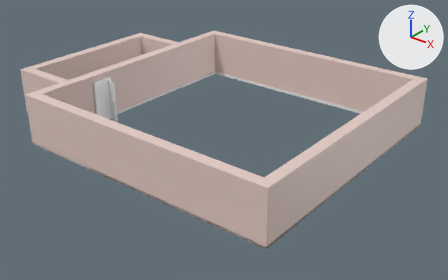
The FBX model Assets/Models/interior.fbx, before and after one commit.
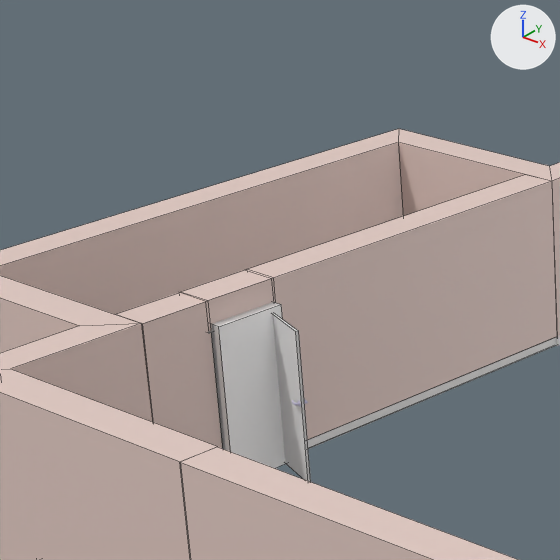
Each version appears first whole from a 50 mm lens placed at (18.72, -14.41, 12.51), pointed at (2.07, 6.4, -0.39), and next in a close-up on the part from 9% to 41% of the width and 0% to 51% of the height. Arrows for +X, +Y and +Z are at upper right; the lights stay in place. The close-ups show mesh edges as thin lines. Where no turn or scale is listed for an object, it has been applied to the vertices.

In view in the first close-up: 'Baseboard.002', 'CTRL_Hole', 'Door', 'Room', 'Room.001', 'Room.002', 'Room.003'.
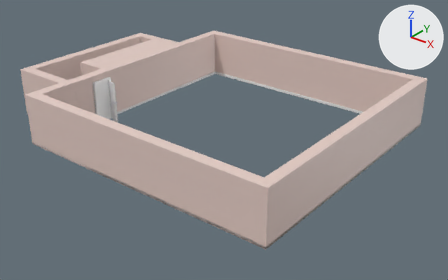
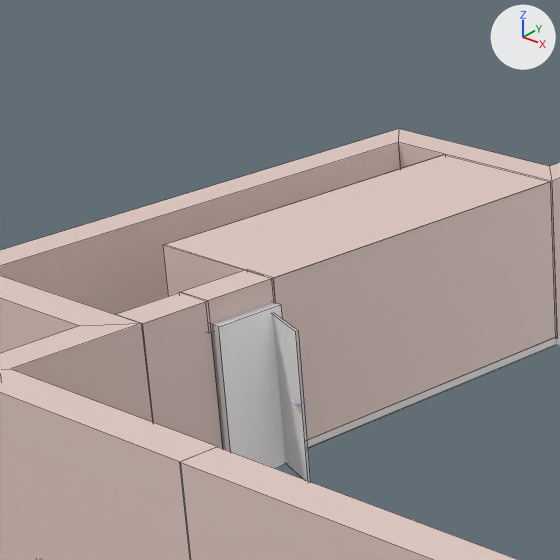
Pixel boxes (x1, y1, x2, y2) of what changed, in the close-ups (560 x 560 px; the box of a moved part takes in the faces that stretch with it):
'Room.002', reshaped (27% wider, 8% taller)
    before: (247, 175, 557, 440)
    after: (163, 154, 557, 440)
part 1 of me_room_006, moved or reshaped
    before: (247, 175, 552, 278)
    after: (163, 154, 552, 296)

The change, as a list of edits to the scene's bpy script:
```text
Change me_room_006:
    where me_room_006.from_pydata(...)  # 8 vertices, 6 faces; spans x 0.0..1.0, y 0.0..0.5, z 0.0..2.4
    used by ob_room_002; location = (-3.49, 9.49, 0.0); rotation_euler = (-3.142, 0.0, 1.571), in degrees (-180, 0, 90); scale = (-5.12, -1.0, -1.0)
    verts and faces of me_room_006; kept vertices keep their numbers, new ones are numbered from 8
    before: 0 (0.0, 0.0, 2.4) at pixel (551, 181), 1 (0.0, 0.0, 0.0) at pixel (557, 344), 2 (1.0, 0.0, 2.4) at pixel (271, 278), 3 (1.0, 0.0, 0.0), 4 (0.0, 0.5, 2.4) at pixel (525, 174)
    before: 5 (0.0, 0.5, 0.0), 6 (1.0, 0.5, 2.4) at pixel (244, 270), 7 (1.0, 0.5, 0.0)
    me_room_006 part 1
    add delete_vertices([*range(4, 8)])  # with the faces that use them
    add for new, old in zip([*range(8, 12)], [*range(0, 4)]): verts[new] = verts[old] + (0.0, 2.06, 0.0)
    add faces += [(8, 10, 11, 9), (0, 8, 9, 1), (0, 2, 10, 8), (2, 3, 11, 10), (1, 9, 11, 3)]
```
